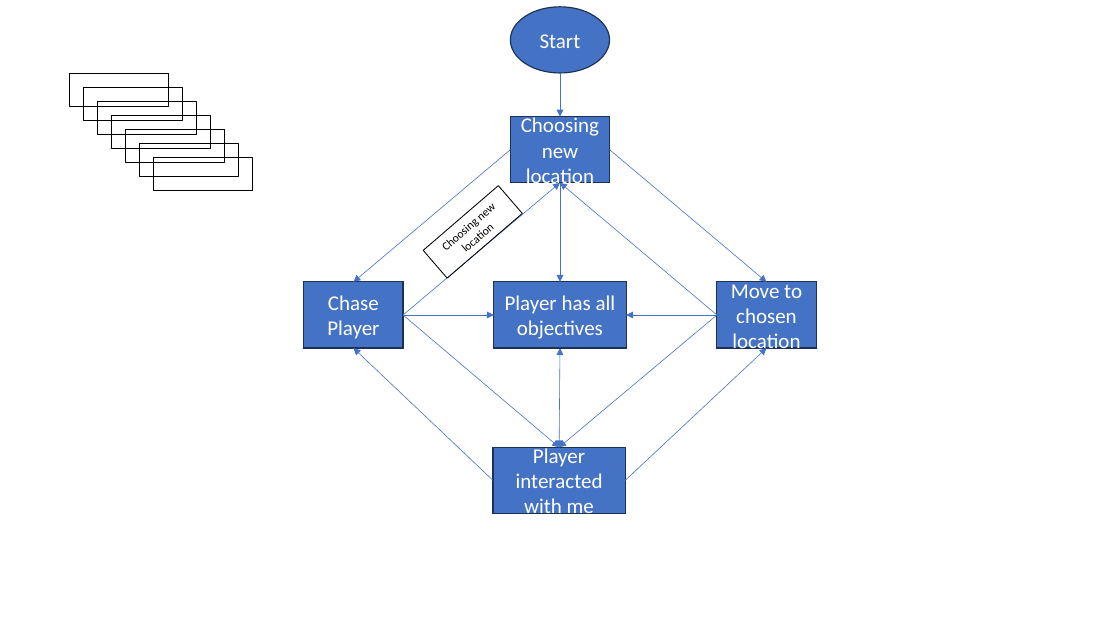
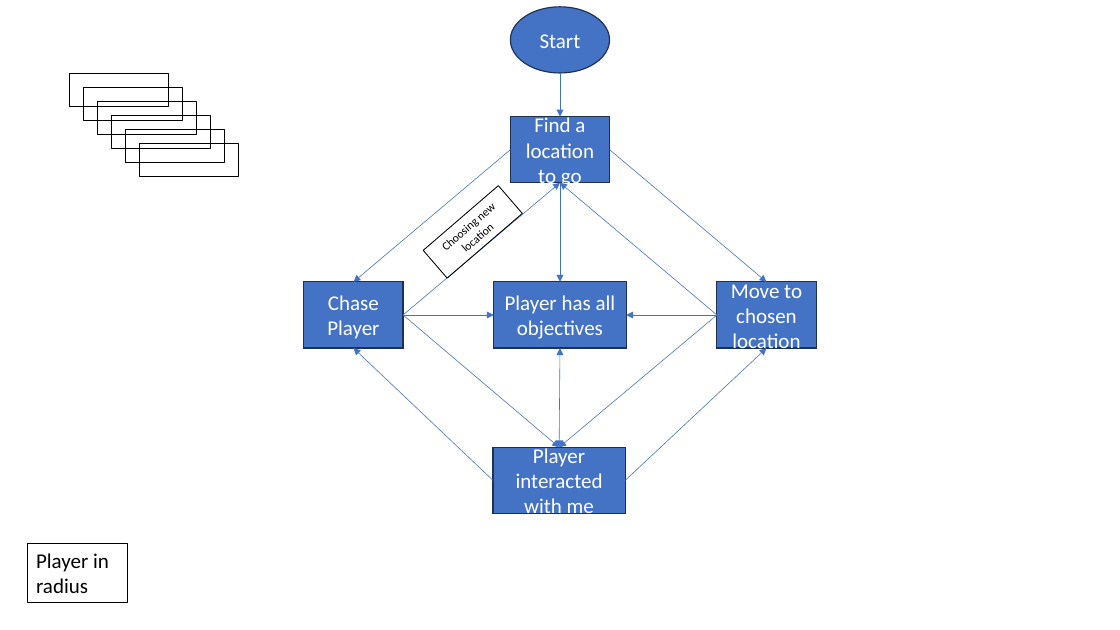
Before and after one commit to Stampard0/Assessments, a slide deck: slide 2 of Informational Technology (Game Design)/Part 2 Redo/Cluster 3D game development/AT03/AI Behaviour Chart.pptx. Drawn at 1120x630 pixels with LibreOffice and Linux fonts; fonts in the diff are those of the drawing. Boxes give left, top, right and bottom in pixels: in the first picture for what was removed or moved away, otherwise in the second. Text is boxed around its words. In the diff, an @@ line names an element or a change of style, - is before the commit and + after.

```diff
--- a/Informational Technology (Game Design)/Part 2 Redo/Cluster 3D game development/AT03/AI Behaviour Chart.pptx
+++ b/Informational Technology (Game Design)/Part 2 Redo/Cluster 3D game development/AT03/AI Behaviour Chart.pptx
@@ text in rectangle at box(526, 115, 594, 189): text changed @@
-Choosing new location
+Find a location to go
@@ rectangle removed at box(154, 157, 253, 191) @@
@@ rectangle added at box(28, 543, 127, 602), outline #000000 0.75 pt, 18 pt, text #000000 @@
+Player in radius
```
Also in this commit, not shown: 1 other file.
